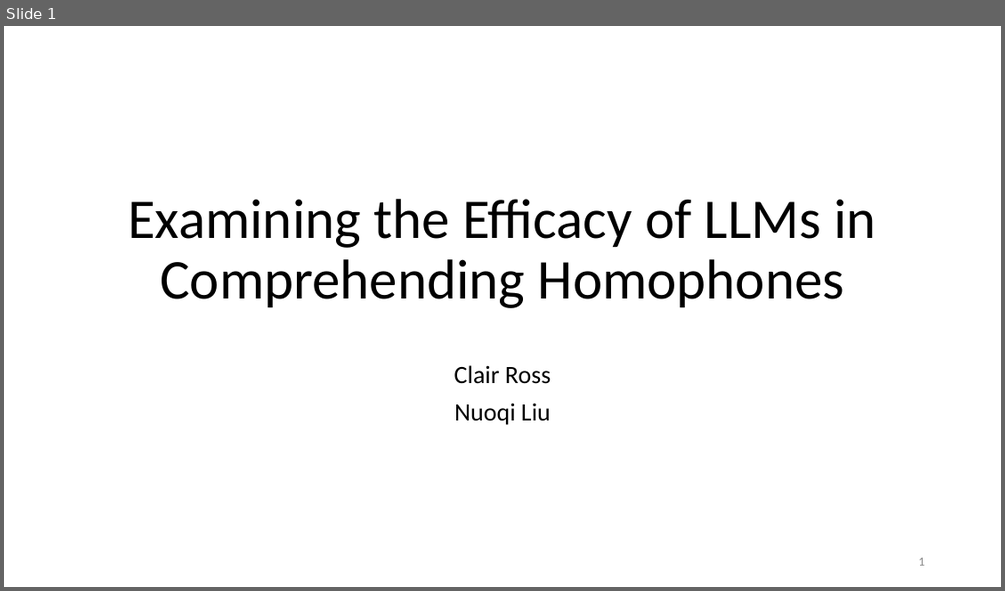
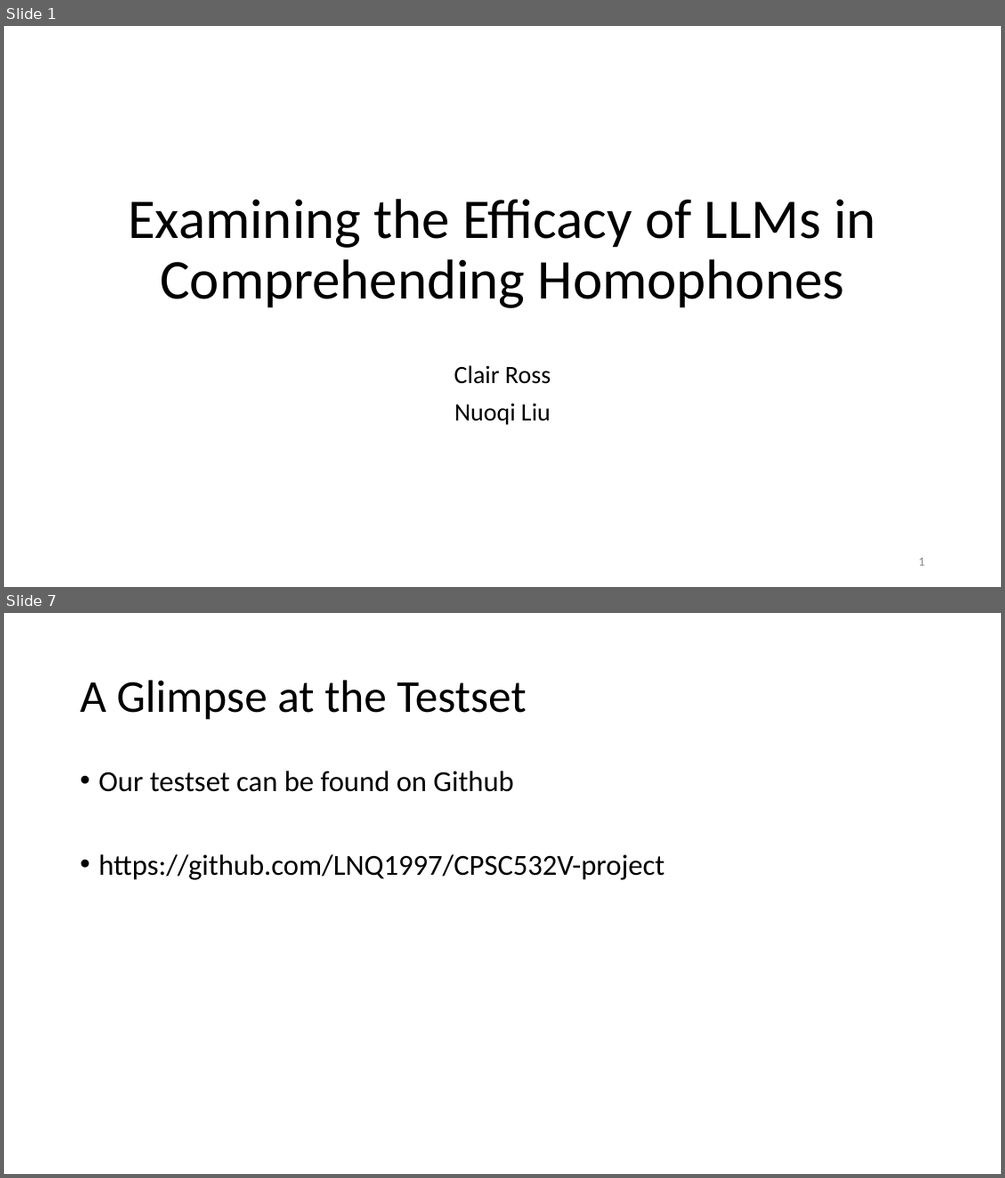
Before and after one commit to LNQ1997/CPSC532V-project, a slide deck: final_presentation.pptx. Shown one above the other, each under a label of ours: slide 1 before the commit, slides 1 and 7 after it; the slides between them are not shown. The pictures are 1005x591 and 1005x1178 pixels, drawn with LibreOffice and Linux fonts; fonts in the diff are those of the drawing. Boxes give left, top, right and bottom in pixels: in the first picture for what was removed or moved away, otherwise in the second. Text is boxed around its words. In the diff, an @@ line names an element or a change of style, - is before the commit and + after.

```diff
--- a/final_presentation.pptx
+++ b/final_presentation.pptx
@@ slide 7 added at [4,613,1001,1174], background #FFFFFF @@
@@ title added at [80,680,526,720], 44 pt, text #000000 @@
+A Glimpse at the Testset
@@ text added at [98,771,664,880], 28 pt, text #000000 @@
+• Our testset can be found on Github
+• https://github.com/LNQ1997/CPSC532V-project
```
Also in this commit, not shown: 1 slide changed, 18 other slides added, 4 slides removed.
